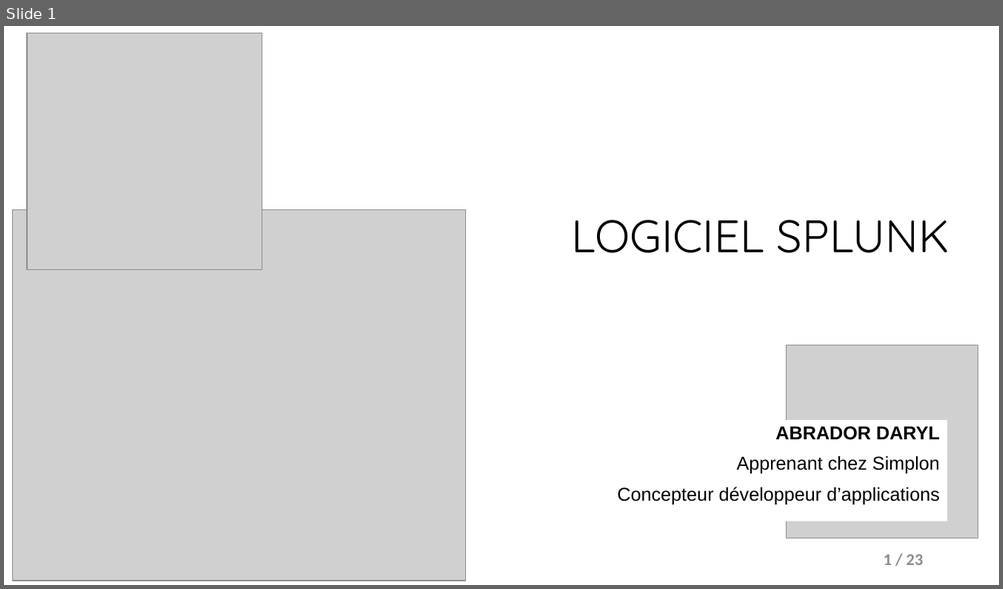
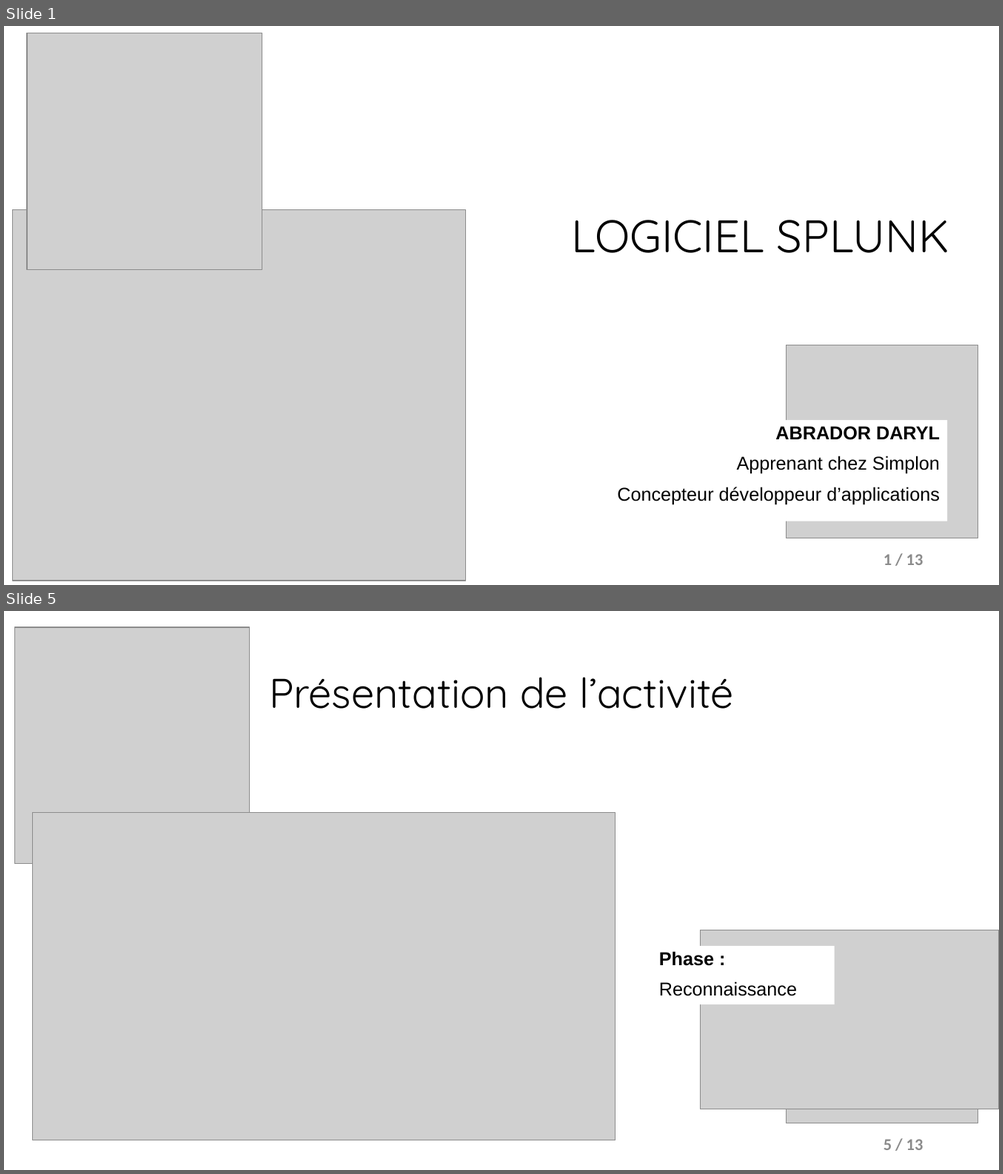
Before and after one commit to Darylabrador/cybersecurite, a slide deck: 0-PRESENTATION_POWERPOINT/presentation_splunk.pptx. Shown one above the other, each under a label of ours: slide 1 before the commit, slides 1 and 5 after it; the slides between them are not shown. The pictures are 1003x589 and 1003x1174 pixels, drawn with LibreOffice and Linux fonts; fonts in the diff are those of the drawing; grey boxes stand for pictures. Boxes give left, top, right and bottom in pixels: in the first picture for what was removed or moved away, otherwise in the second. Text is boxed around its words. In the diff, an @@ line names an element or a change of style, - is before the commit and + after.

```diff
--- a/0-PRESENTATION_POWERPOINT/presentation_splunk.pptx
+++ b/0-PRESENTATION_POWERPOINT/presentation_splunk.pptx
@@ slide 5 added at (4, 611, 999, 1170), background #FFFFFF @@
@@ picture added at (14, 627, 250, 864) @@
@@ title added at (269, 677, 733, 709), 40 pt, text #000000 @@
+Présentation de l’activité
@@ picture added at (33, 812, 616, 1141) @@
@@ picture added at (700, 931, 999, 1111) @@
@@ picture added at (786, 931, 978, 1125) @@
@@ rectangle added at (652, 946, 834, 1005), fill #FFFFFF, 18 pt, text #000000 @@
+Phase :
+Reconnaissance
@@ page number added at (883, 1139, 923, 1150), 16 pt, text #8C8C8C, bold @@
+5 / 13
@@ page number at (883, 554, 923, 565): text changed @@
-1 / 23
+1 / 13
```
Also in this commit, not shown: 4 slides changed, 7 other slides added, 2 slides removed, 7 other files.
